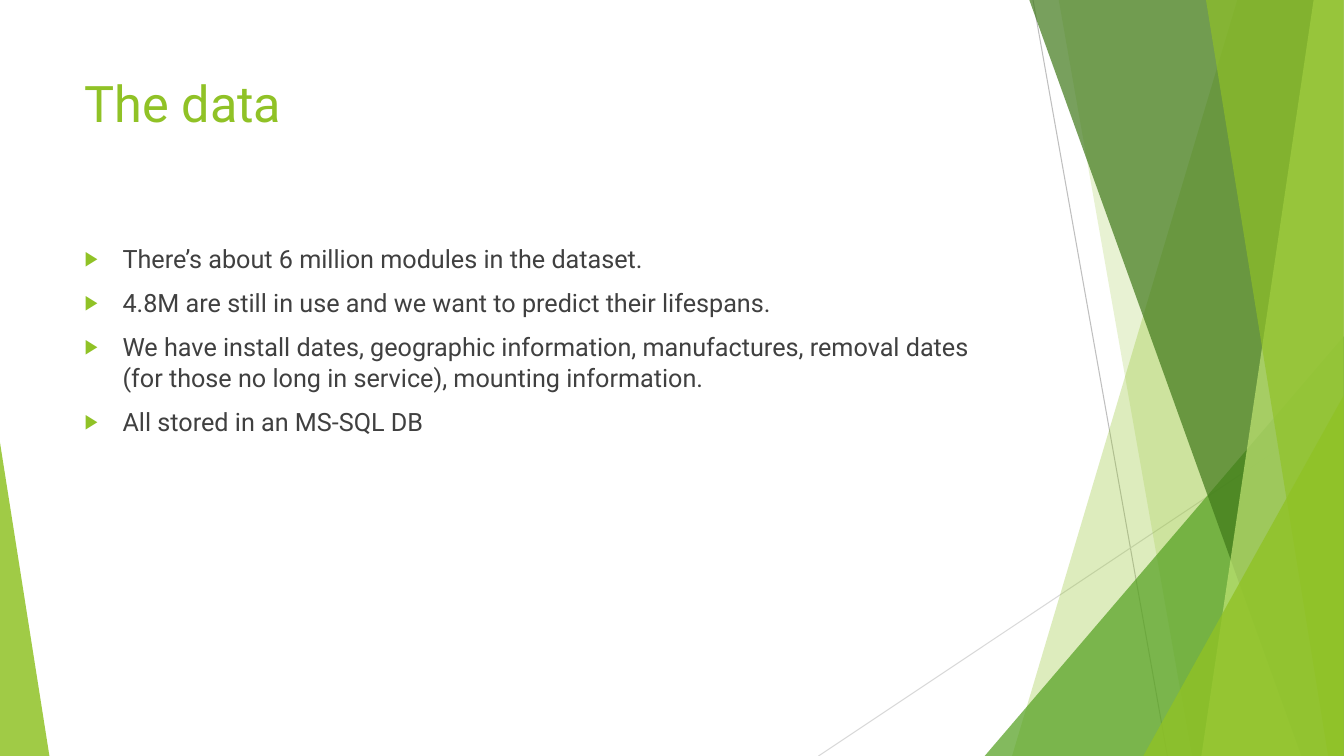
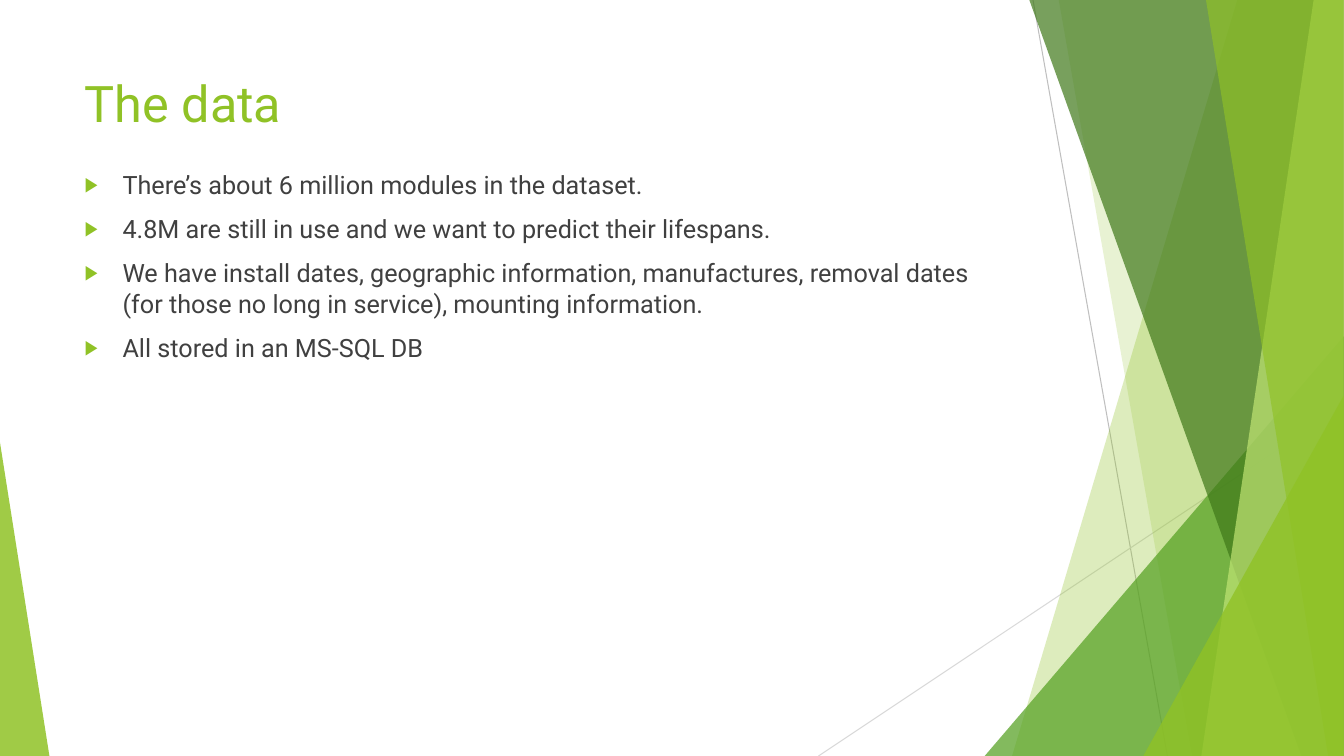
Before and after one commit to RedDirtSixKiller/Final_Project, a slide deck: slide 3 of Forecasting Module Failures.pptx. Drawn at 1344x756 pixels with LibreOffice and Linux fonts; fonts in the diff are those of the drawing. Boxes give left, top, right and bottom in pixels: in the first picture for what was removed or moved away, otherwise in the second. Text is boxed around its words. In the diff, an @@ line names an element or a change of style, - is before the commit and + after.

```diff
--- a/Forecasting Module Failures.pptx
+++ b/Forecasting Module Failures.pptx
@@ text "There’s about 6 million modules ...": place and size @@
-text "There’s about 6 million modules ..." at (123,249,968,434)
+text "There’s about 6 million modules ..." at (123,175,968,360)
```
Also in this commit, not shown: 5 other slides changed, 2 slides added, 5 other files.
